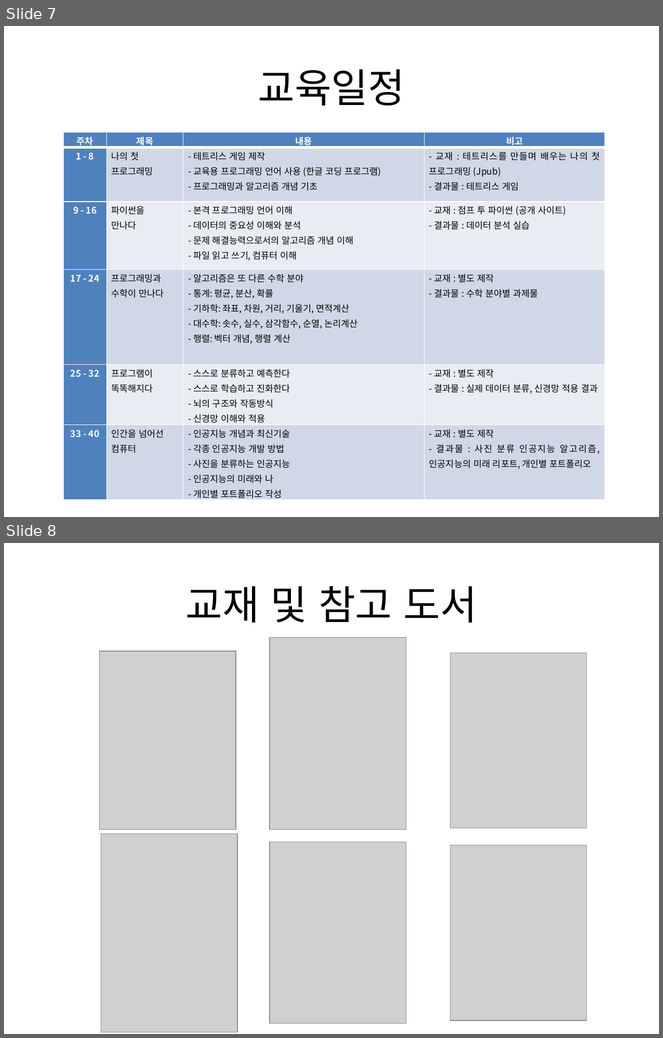
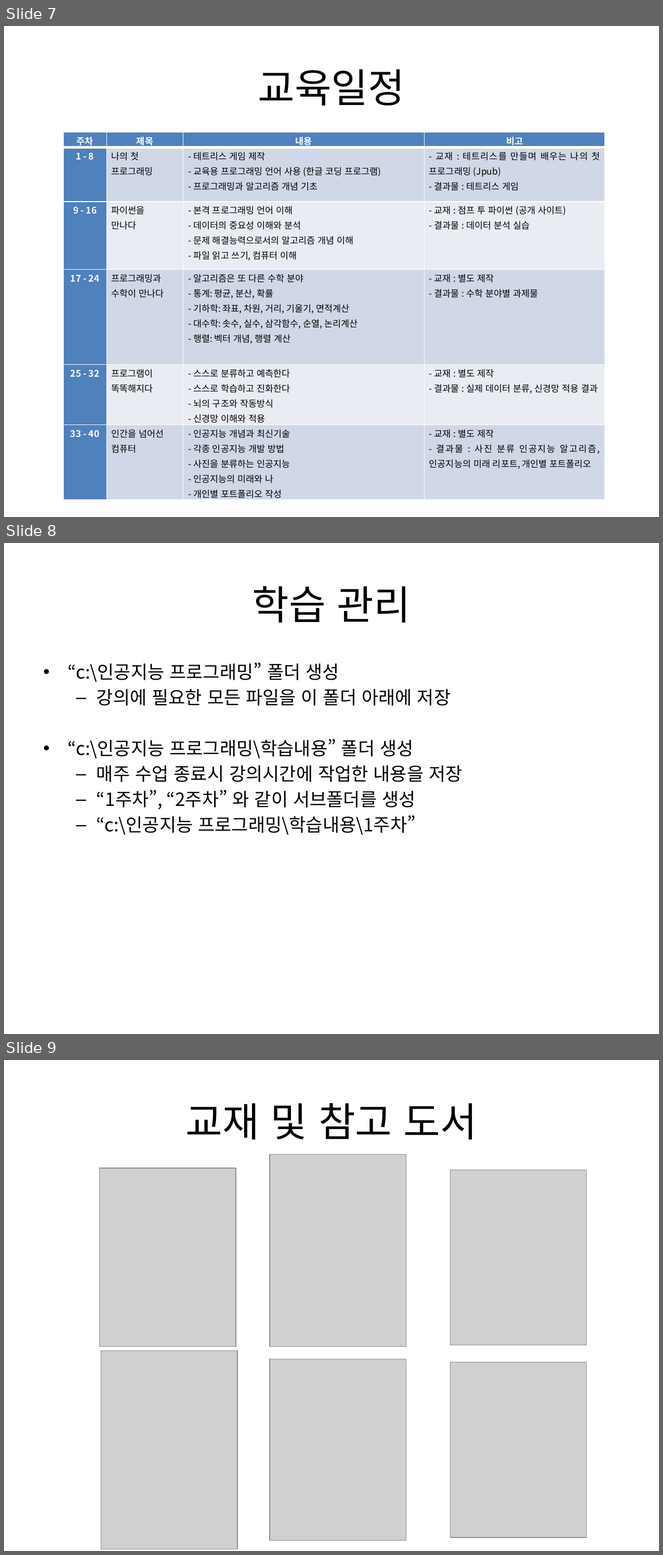
Before and after one commit to gubosd/lecture4, a slide deck: (2019.01.18) 인공지능 프로그래밍 강의 소개.pptx. Shown one above the other, each under a label of ours: slides 7 and 8 before the commit, slides 7, 8 and 9 after it. The pictures are 663x1038 and 663x1555 pixels, drawn with LibreOffice and Linux fonts; fonts in the diff are those of the drawing; grey boxes stand for pictures. Boxes give left, top, right and bottom in pixels: in the first picture for what was removed or moved away, otherwise in the second. Text is boxed around its words. In the diff, an @@ line names an element or a change of style, - is before the commit and + after.

```diff
--- a/(2019.01.18) 인공지능 프로그래밍 강의 소개.pptx
+++ b/(2019.01.18) 인공지능 프로그래밍 강의 소개.pptx
@@ slide 8 added at [4,543,659,1034], background #FFFFFF @@
@@ title added at [252,586,411,623], 44 pt, text #000000 @@
+학습 관리
@@ text added at [68,663,462,835], 20 pt, text #000000 @@
+• “c:\인공지능 프로그래밍” 폴더 생성
+  – 강의에 필요한 모든 파일을 이 폴더 아래에 저장
+• “c:\인공지능 프로그래밍\학습내용” 폴더 생성
+  – 매주 수업 종료시 강의시간에 작업한 내용을 저장
+  – “1주차”, “2주차” 와 같이 서브폴더를 생성
+  – “c:\인공지능 프로그래밍\학습내용\1주차”
@@ what was slide 8 is now slide 9 @@
```
Also in this commit, not shown: 3 slides changed.
